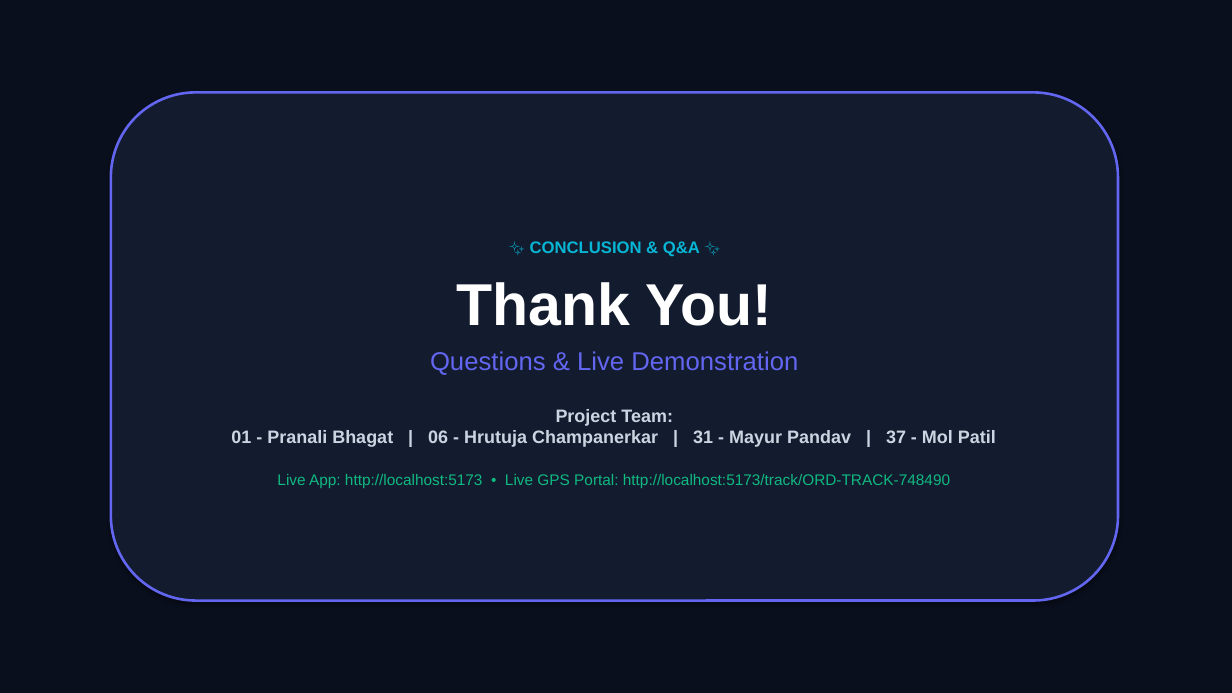
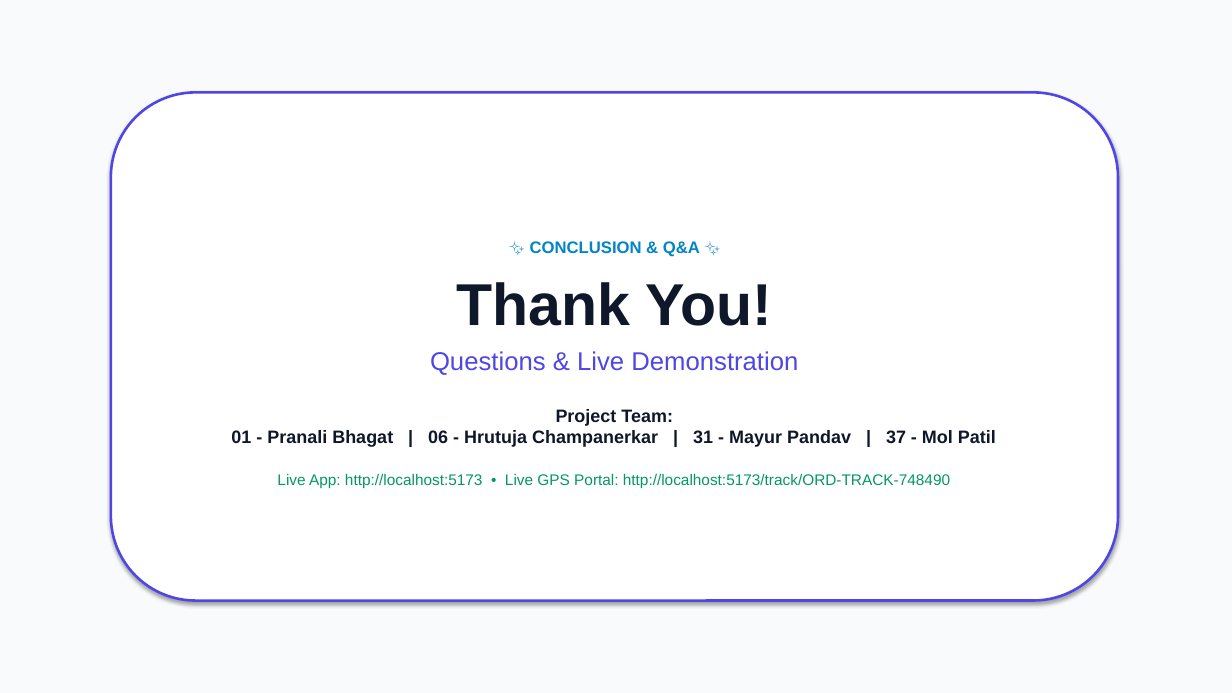
Before and after one commit to MayuurPandav/vyapar-frontend-files-, a slide deck: slide 8 of public/Vyapar_2.0_Official_Presentation.pptx. Drawn at 1232x693 pixels with LibreOffice and Linux fonts; fonts in the diff are those of the drawing. Boxes give left, top, right and bottom in pixels: in the first picture for what was removed or moved away, otherwise in the second. Text is boxed around its words. In the diff, an @@ line names an element or a change of style, - is before the commit and + after.

Commit message:
feat(presentation): redesign 8-slide presentation deck into clean modern light theme

```diff
--- a/public/Vyapar_2.0_Official_Presentation.pptx
+++ b/public/Vyapar_2.0_Official_Presentation.pptx
@@ rectangle at (x1=0, y1=0, x2=1232, y2=693): fill #0A0F1D to #F8FAFC @@
@@ rounded rectangle "✨ CONCLUSION & Q&A ✨" at (x1=111, y1=92, x2=1118, y2=601): text colour #06B6D4 to #0284C7 in "✨ CONCLUSION & Q&A ✨"; text colour #FFFFFF to #0F172A in "Thank You!"; text colour #6366F1 to #4F46E5 in "Questions & Live Demonstration"; text colour #CBD5E1 to #0F172A in "Project Team: 01 - Pranali Bhagat | ..."; text colour #10B981 to #059669 in "Live App: http://localhost:5173 • Live GPS Portal: ..."; fill #131B2E to #FFFFFF; outline #6366F1 2 pt to #4F46E5 2 pt @@
```
Also in this commit, not shown: 7 other slides changed, 2 other files.
